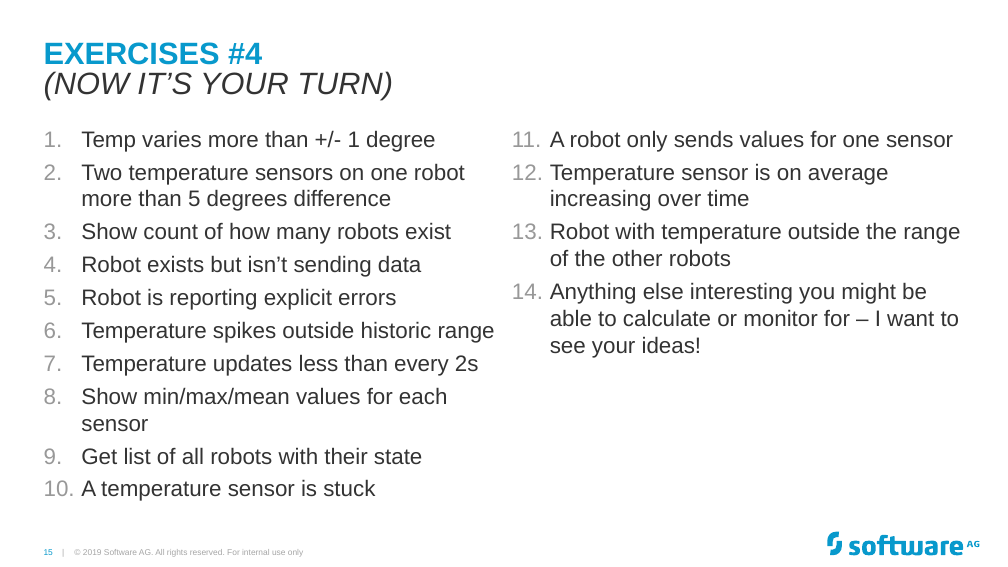
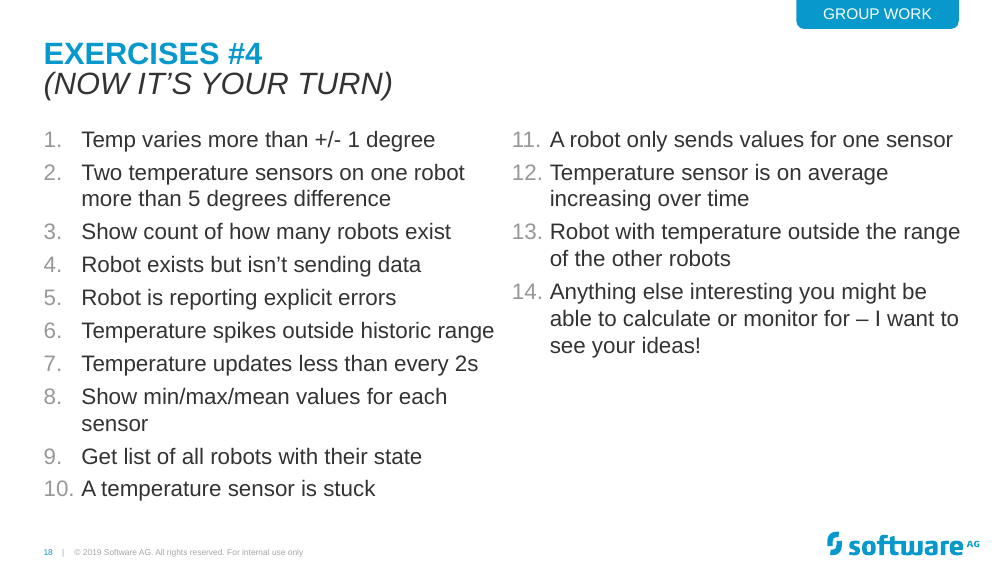
Before and after one commit to Cumulocity-IoT/apama-streaming-analytics-intro-training, a slide deck: slide 18 of Apama GAP Training.pptx (slide 15 before the commit). Drawn at 1008x567 pixels with LibreOffice and Linux fonts; fonts in the diff are those of the drawing; background and template pictures are left out. Boxes give left, top, right and bottom in pixels: in the first picture for what was removed or moved away, otherwise in the second. Text is boxed around its words. In the diff, an @@ line names an element or a change of style, - is before the commit and + after.

```diff
--- a/Apama GAP Training.pptx
+++ b/Apama GAP Training.pptx
@@ round same rect added at bbox=[796, 0, 959, 29], fill #0899CC, 11 pt, text #FFFFFF @@
+GROUP WORK
```
Also in this commit, not shown: 19 other slides changed, 5 slides added.
